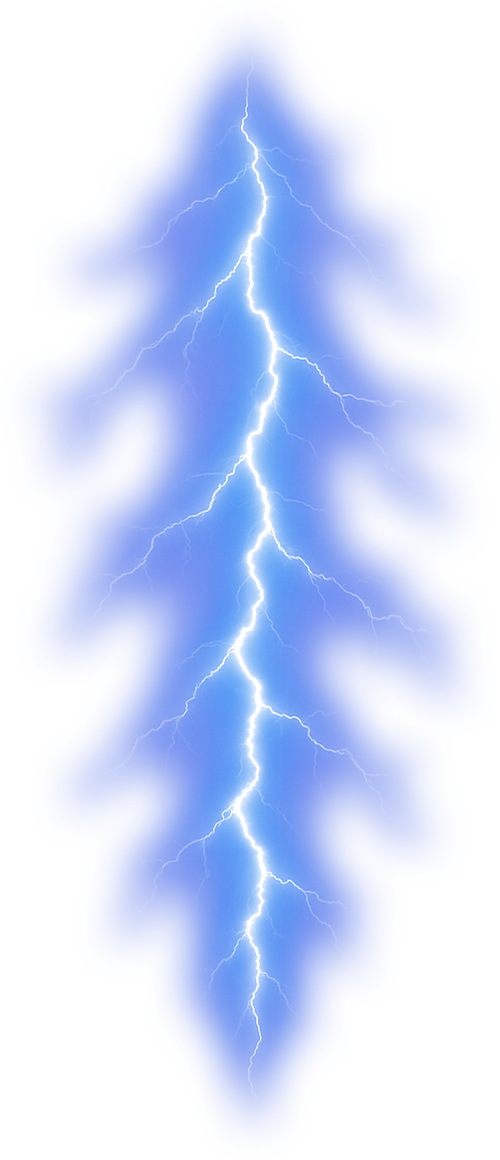
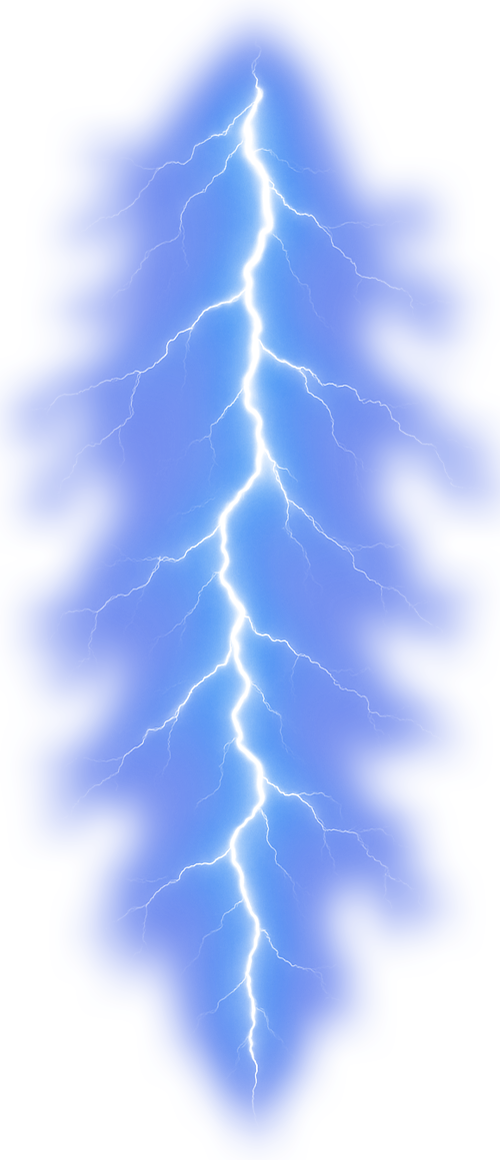
Comparing the layer stacks of the two 500x1160 images. Changes:
hid "Layer 4" over [49,48,451,1111]
showed "Layer 5" over [22,29,495,1130]
